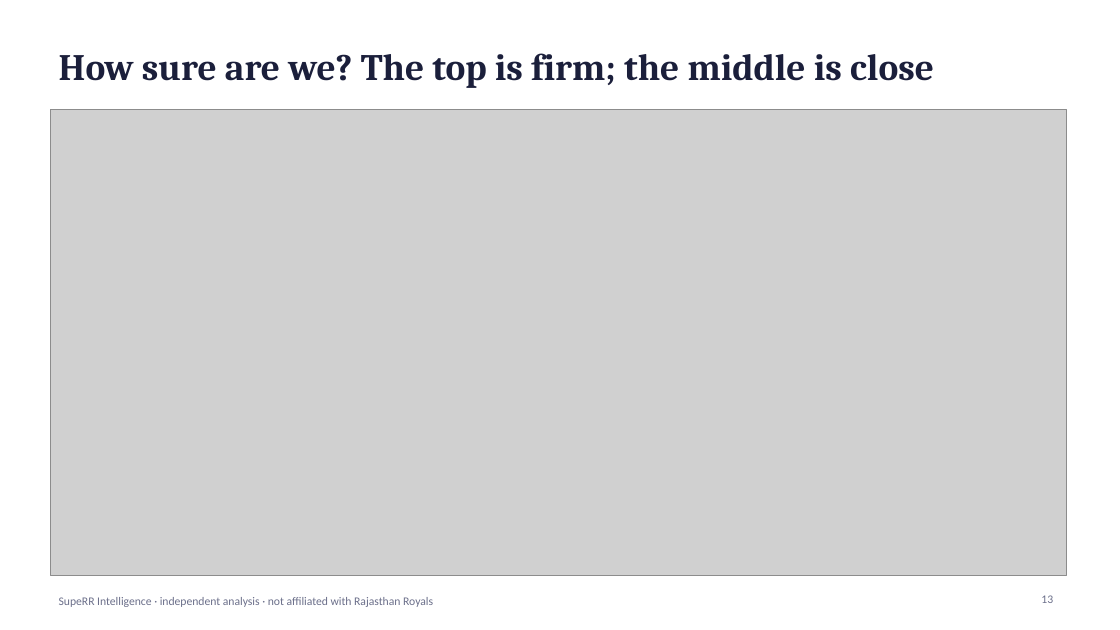
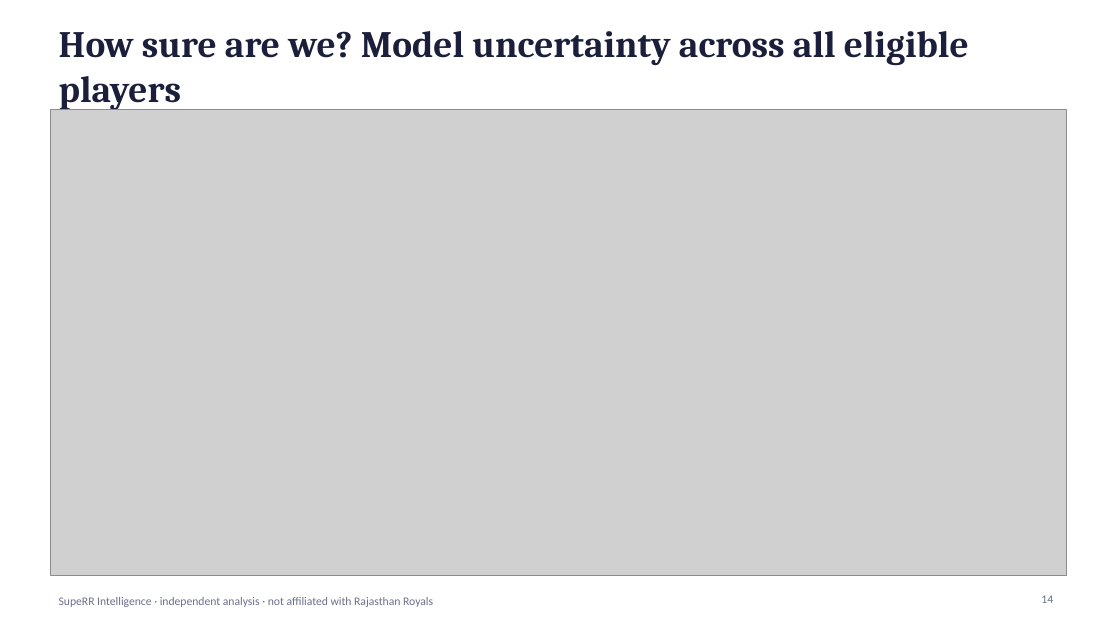
Before and after one commit to Anurag-1902-Patil/RR-Hackathon, a slide deck: slide 14 of reports/presentation.pptx (slide 13 before the commit). Drawn at 1120x630 pixels with LibreOffice and Linux fonts; fonts in the diff are those of the drawing; grey boxes stand for pictures. Boxes give left, top, right and bottom in pixels: in the first picture for what was removed or moved away, otherwise in the second. Text is boxed around its words. In the diff, an @@ line names an element or a change of style, - is before the commit and + after.

```diff
--- a/reports/presentation.pptx
+++ b/reports/presentation.pptx
@@ title at bbox=[59, 31, 969, 111]: text changed @@
-How sure are we? The top is firm; the middle is close
+How sure are we? Model uncertainty across all eligible players
@@ page number at bbox=[1041, 595, 1053, 603]: text changed @@
-13
+14
```
Also in this commit, not shown: 12 other slides changed, 2 slides added, 1 slide removed, 3 other files.
